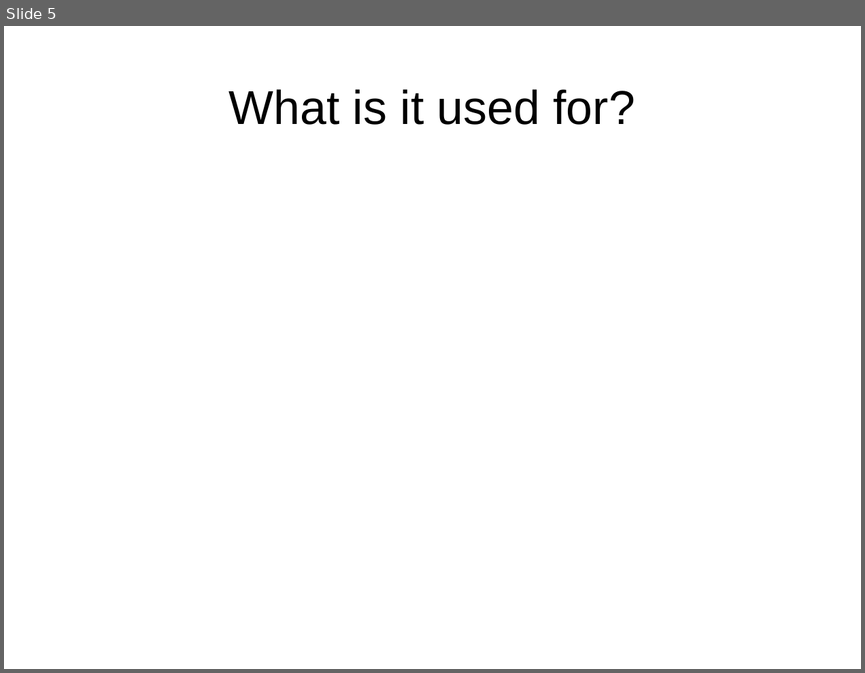
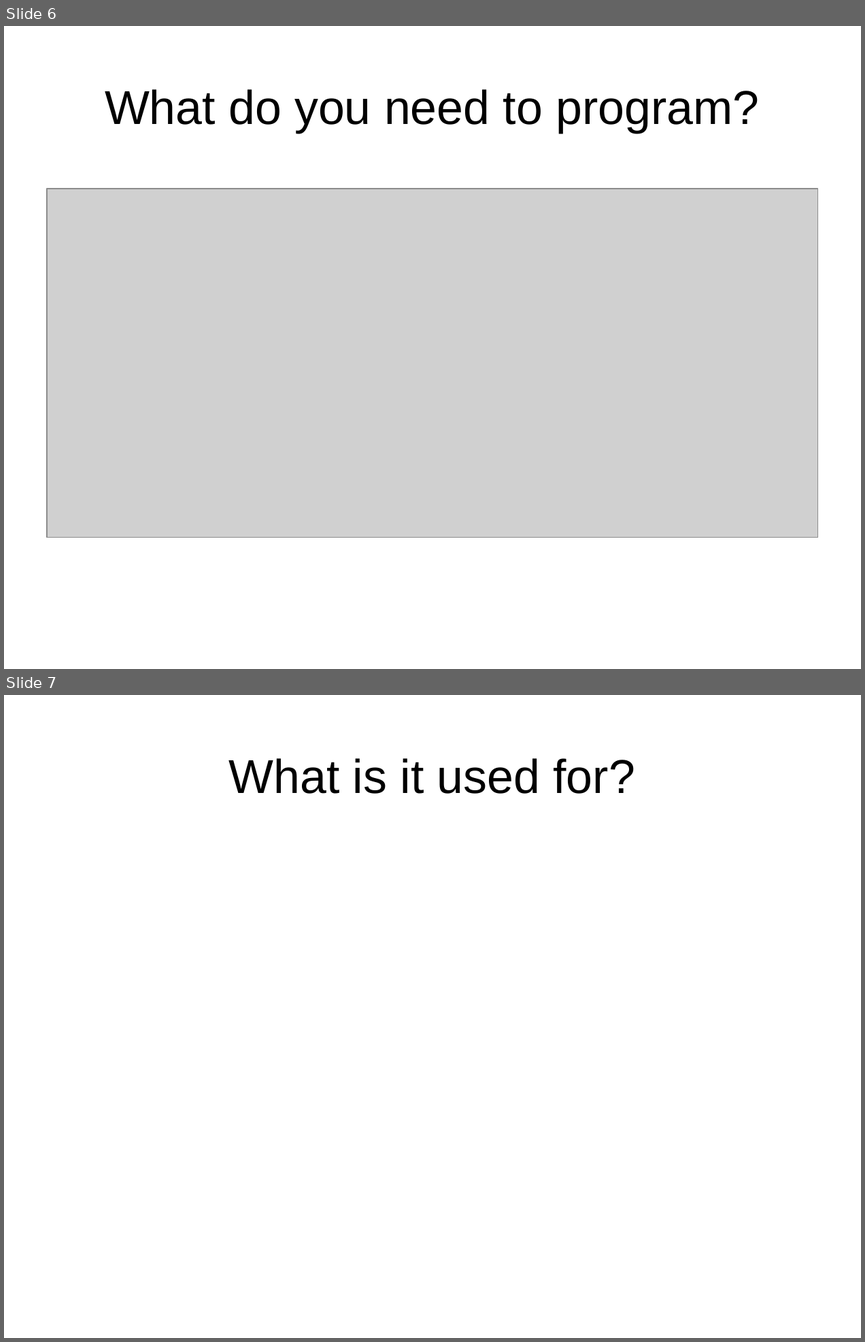
Before and after one commit to ClojureBridgeAmsterdam/presentations, a slide deck: presentation.odp. Shown one above the other, each under a label of ours: slide 5 before the commit, slides 6 and 7 after it. The pictures are 865x673 and 865x1342 pixels, drawn with LibreOffice and Linux fonts; fonts in the diff are those of the drawing; grey boxes stand for pictures. Boxes give left, top, right and bottom in pixels: in the first picture for what was removed or moved away, otherwise in the second. Text is boxed around its words. In the diff, an @@ line names an element or a change of style, - is before the commit and + after.

```diff
--- a/presentation.odp
+++ b/presentation.odp
@@ slide 6 added at (4, 26, 861, 669), background #FFFFFF @@
@@ title added at (105, 89, 759, 133), 44 pt, text #000000 @@
+What do you need to program?
@@ picture added at (47, 189, 818, 537) @@
@@ what was slide 5 is now slide 7 @@
```
Also in this commit, not shown: 3 slides changed, 3 other slides added, 1 slide removed.
